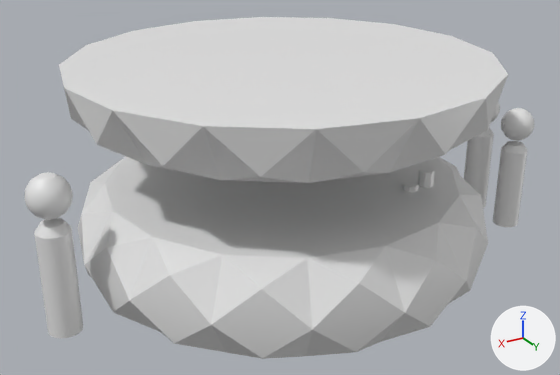
A saved change to the FBX model Stereojeu/Assets/_Graph/Meshes/msh_BarAnanas.fbx.
Camera for both pictures: a camera (50 mm lens) standing at (2.13, 3.53, 1.51) and looking at (0.03, 0.03, -0.24). Arrows for +X, +Y and +Z are at lower right; the lights stay in place. Where no turn or scale is listed for an object, it has been applied to the vertices. Vertices at the same position are counted once.

Names of what the first picture shows: 'msh_BarAnanas'.
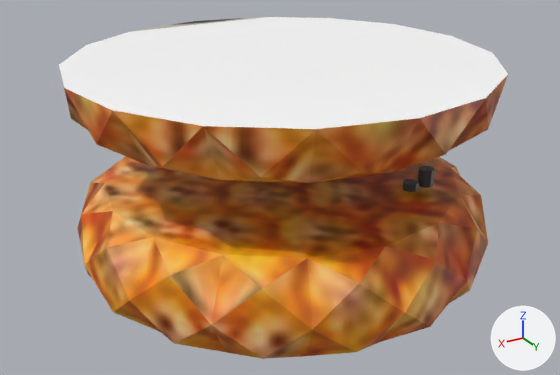
Boxes (x1, y1, x2, y2) around the edits, measured in the pictures (560 x 375 px):
```json
{"object": "msh_BarAnanas", "change": "reshaped", "before": [24, 17, 535, 359], "after": [59, 17, 508, 359], "on screen": "12% narrower"}
{"part": 1, "of": "me_cylinder_005", "change": "deleted", "before": [24, 102, 535, 339]}
{"part": 2, "of": "me_cylinder_005", "change": "built on", "before": [403, 167, 434, 192], "after": [403, 166, 435, 192]}
{"part": 3, "of": "me_cylinder_005", "change": "recoloured", "before": [61, 75, 508, 359], "after": [61, 75, 508, 359], "on screen": "grey to orange"}
{"part": 4, "of": "me_cylinder_005", "change": "recoloured", "before": [59, 17, 508, 129], "after": [59, 17, 508, 129]}
```

Scene script edits in JSON lines:
```json
{"op": "add", "block": "img_stere_png", "code": ["img_stere_png = load_image('STERE.png', '../../texture/STERE.png', 1024, 1024, 'sRGB')"]}
{"op": "add", "block": "mat_material", "code": ["mat_material = principled_material('Material')", "mat_material.texture = img_stere_png"]}
{"block": "me_cylinder_005", "where": "# used by ob_msh_barananas; location = (0.0, 0.0, 0.0)"}
{"op": "remove", "block": "me_cylinder_005", "code": "me_cylinder_005.from_pydata(...)  # 1034 vertices, 1124 faces; spans x -1.51..1.45, y -1.18..1.18, z -0.72..0.49"}
{"op": "add", "block": "me_cylinder_005", "code": "me_cylinder_005.from_pydata(...)  # 215 vertices, 368 faces; spans x -1.18..1.18, y -1.18..1.18, z -0.72..0.49"}
{"block": "me_cylinder_005", "change": "me_cylinder_005 part 1: 6 loose pieces with 822 vertices, spanning x -1.51..1.45, y -0.02..0.52, z -0.71..0.15, are deleted"}
{"block": "me_cylinder_005", "change": "me_cylinder_005 part 2"}
{"block": "me_cylinder_005", "change": "6 faces are deleted"}
{"block": "me_cylinder_005", "change": "24 vertices in x -0.66..-0.46, y 0.49..0.58, z -0.26..-0.1 move by (0.0, 0.0, 0.01)"}
{"block": "me_cylinder_005", "change": "8 vertices in x -0.55..-0.46, y 0.49..0.58, z -0.16 move by (0.0, 0.0, 0.02)"}
{"block": "me_cylinder_005", "change": "8 vertices in x 0.45..0.53, y -0.65..-0.57, z -0.19 move by (-0.02, 0.03, -0.02)"}
{"block": "me_cylinder_005", "change": "8 vertices in x 0.45..0.53, y -0.65..-0.57, z -0.09 move by (-0.02, 0.03, -0.01)"}
{"block": "me_cylinder_005", "change": "3 vertices are added at (0.47, -0.58, -0.1), (-0.5, 0.53, -0.14), (-0.61, 0.53, -0.09)"}
{"block": "me_cylinder_005", "change": "24 new faces join them"}
{"block": "me_cylinder_005", "change": "me_cylinder_005 part 3: 264 faces spanning x -1.18..1.18, y -1.18..1.18, z -0.72..0.49 switch from mat_material_001 (white #e7e7e7) to mat_material (picture img_stere_png)"}
{"block": "me_cylinder_005", "change": "me_cylinder_005 part 4: 80 faces spanning x -1.18..1.18, y -1.18..1.18, z 0.49 switch from mat_material_007 (white #e7e7e7) to mat_material (picture img_stere_png)"}
```
